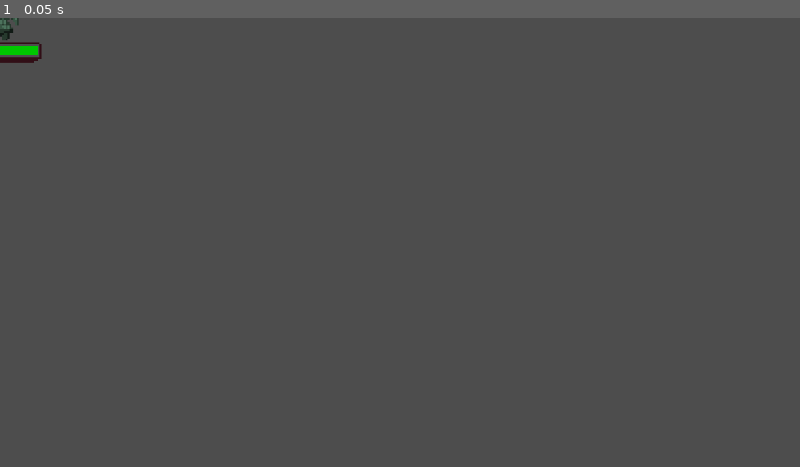
Above: before the commit, frame 1.
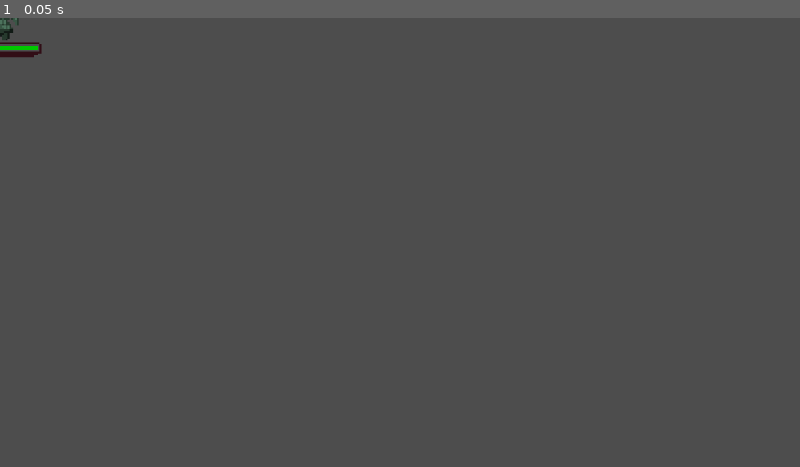
Above: after the commit, the same moment.

Repository: Steaf23/GMTK-2025
Game: Godot game, scene res://warrior/big_warrior.tscn
Same seed, same stepped clock (60 frames per second), same inputs: the game is played once before the commit and once after it. This scene is started directly instead of the project's main scene.
Inputs:
- Up to frame 1 (0.05 s): no input

The runs differ from the first frame. In frame 1, 0.1% of the frame differs, in the area x 0-6%, y 7-11%.

Commit message:
added sounds to the game

Diff:
--- a/Util/Autoload/sound_manager.gd
+++ b/Util/Autoload/sound_manager.gd
@@ -77,6 +77,14 @@
 			return
 
 
+func stop_any_sfx(path: Array[StringName]) -> void:
+	for player in _sfx_pool.get_children():
+		if player.get_meta("path") in path:
+			player.stop()
+			player.queue_free()
+			return
+
+
 func _stop_player(player: AudioStreamPlayer) -> void:
 	player.stop()
 	player.queue_free()
--- a/Util/SoundManager/sounds.gd
+++ b/Util/SoundManager/sounds.gd
@@ -1,4 +1,5 @@
-extends Node
+class_name Sounds
+extends RefCounted
 
 const MUSIC_GAME: StringName = &"res://sound/game_music.wav"
 
@@ -6,10 +7,30 @@
 	"res://sound/Dragon_BiteMetal_01.ogg",
 	"res://sound/Dragon_BiteMetal_02.ogg",
 	"res://sound/Dragon_BiteMetal_03.ogg",
-	"res://sound/Dragon_BiteMetal_04.ogg"]
+	"res://sound/Dragon_BiteMetal_04.ogg",
+	]
 
-const BITE: Array[StringName] = []
+const BITE: Array[StringName] = [
+	"res://sound/Dragon_Bite_01.ogg",
+	"res://sound/Dragon_Bite_02.ogg",
+	"res://sound/Dragon_Bite_03.ogg",
+	"res://sound/Dragon_Bite_04.ogg",
+	]
 
-const DAMAGED: Array[StringName] = []
+const DAMAGED: Array[StringName] = [
+	"res://sound/Dragon_Damaged_01.ogg",
+	"res://sound/Dragon_Damaged_02.ogg",
+	"res://sound/Dragon_Damaged_03.ogg",
+	"res://sound/Dragon_Damaged_04.ogg",
+	"res://sound/Dragon_Damaged_05.ogg",
+	"res://sound/Dragon_Damaged_06.ogg",
+	]
 
-const DASH: Array[StringName] = []
+const DASH: Array[StringName] = [
+	"res://sound/Dragon_Dash_01.ogg",
+	"res://sound/Dragon_Dash_02.ogg",
+	"res://sound/Dragon_Dash_03.ogg",
+	"res://sound/Dragon_Dash_04.ogg",
+	"res://sound/Dragon_Dash_05.ogg",
+	"res://sound/Dragon_Dash_06.ogg",
+	]
--- a/dragon/dragon.gd
+++ b/dragon/dragon.gd
@@ -82,6 +82,8 @@
 
 func consumable_entered_mouth(consumable: Consumable) -> void:
 	if not consumable.owner.can_be_eaten:
+		SoundManager.stop_any_sfx(Sounds.BITE_METAL)
+		SoundManager.play_random_sfx(Sounds.BITE_METAL)
 		return
 
 	consumable.eat()
@@ -244,6 +246,8 @@
 	if not $InvincibleTimer.is_stopped():
 		return
 
+	SoundManager.play_random_sfx(Sounds.DAMAGED)
+	$Head/AnimationPlayer.play("damaged")
 	remove_segment()
 	$InvincibleTimer.start()
 
--- a/dragon/dragon.tscn
+++ b/dragon/dragon.tscn
@@ -86,9 +86,27 @@
 "values": [Color(1, 1, 1, 0), Color(1, 1, 1, 1)]
 }
 
+[sub_resource type="Animation" id="Animation_5ebm8"]
+resource_name = "damaged"
+length = 0.8
+step = 0.1
+tracks/0/type = "value"
+tracks/0/imported = false
+tracks/0/enabled = true
+tracks/0/path = NodePath("%Sprite:modulate")
+tracks/0/interp = 1
+tracks/0/loop_wrap = true
+tracks/0/keys = {
+"times": PackedFloat32Array(0, 0.1, 0.2, 0.3, 0.4),
+"transitions": PackedFloat32Array(1, 1.41421, 0.287175, 0.5, 1),
+"update": 0,
+"values": [Color(1, 1, 1, 1), Color(1, 1, 1, 0), Color(1, 1, 1, 1), Color(1, 1, 1, 0), Color(1, 1, 1, 1)]
+}
+
 [sub_resource type="AnimationLibrary" id="AnimationLibrary_5ebm8"]
 _data = {
 &"RESET": SubResource("Animation_bu73e"),
+&"damaged": SubResource("Animation_5ebm8"),
 &"fade_in": SubResource("Animation_r8lk1")
 }
 
--- a/dragon/head.gd
+++ b/dragon/head.gd
@@ -46,7 +46,7 @@
 		bite_input = false
 		%Sprite.play("default")
 
-		#TODO: SOUND bite
+		SoundManager.play_random_sfx(Sounds.BITE, .5)
 		$BiteTimeout.start()
 
 		$HeadPivot/Mouth/MouthShape.set_deferred("disabled", false)
--- a/warrior/warrior.gd
+++ b/warrior/warrior.gd
@@ -101,9 +101,10 @@
 	captured = false
 
 	if not can_be_damaged and not can_always_be_damaged:
-		#TODO: SOUND clank
+		SoundManager.play_random_sfx(Sounds.BITE_METAL)
 		return
 
+	SoundManager.play_random_sfx(Sounds.DASH)
 	health -= 1
 	if health <= 0:
 		killed.emit()
--- a/warrior/warrior.tscn
+++ b/warrior/warrior.tscn
@@ -160,10 +160,10 @@
 
 [node name="ProgressBar" type="TextureProgressBar" parent="."]
 z_index = 1
-offset_left = -22.0
+offset_left = -15.0
 offset_top = 13.0
-offset_right = 21.0
-offset_bottom = 24.0
+offset_right = 15.0
+offset_bottom = 21.0
 max_value = 5.0
 value = 1.0
 nine_patch_stretch = true
Not shown: 1 places in dragon/dragon.tscn that only renumber resources
